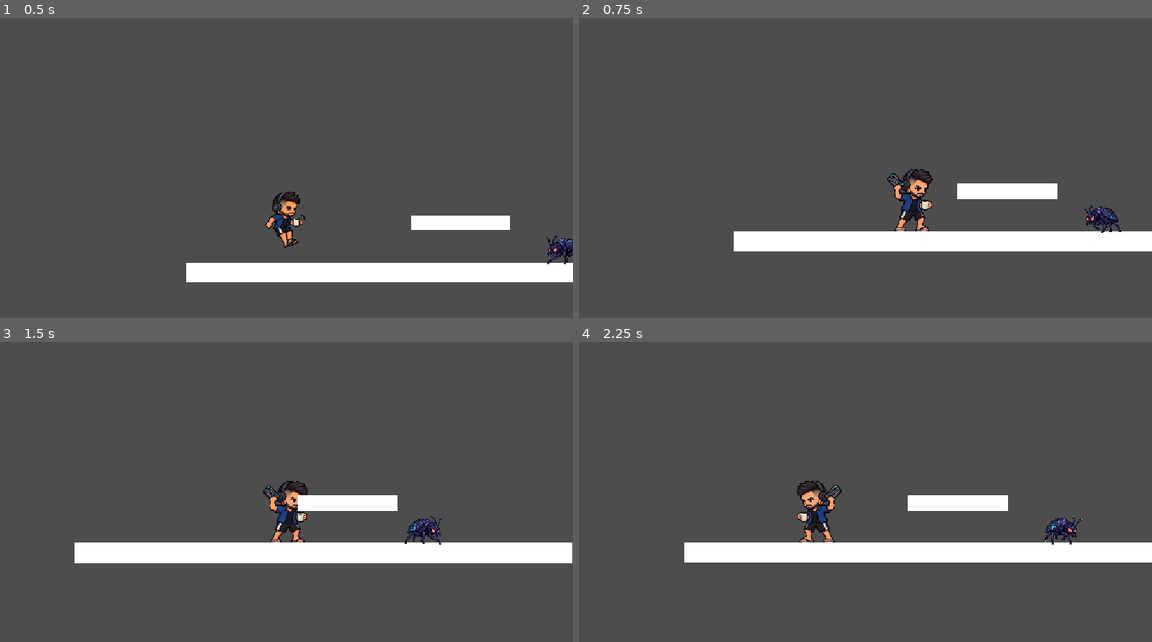
Above: before the commit, frames 1-4 (two rows, left to right).
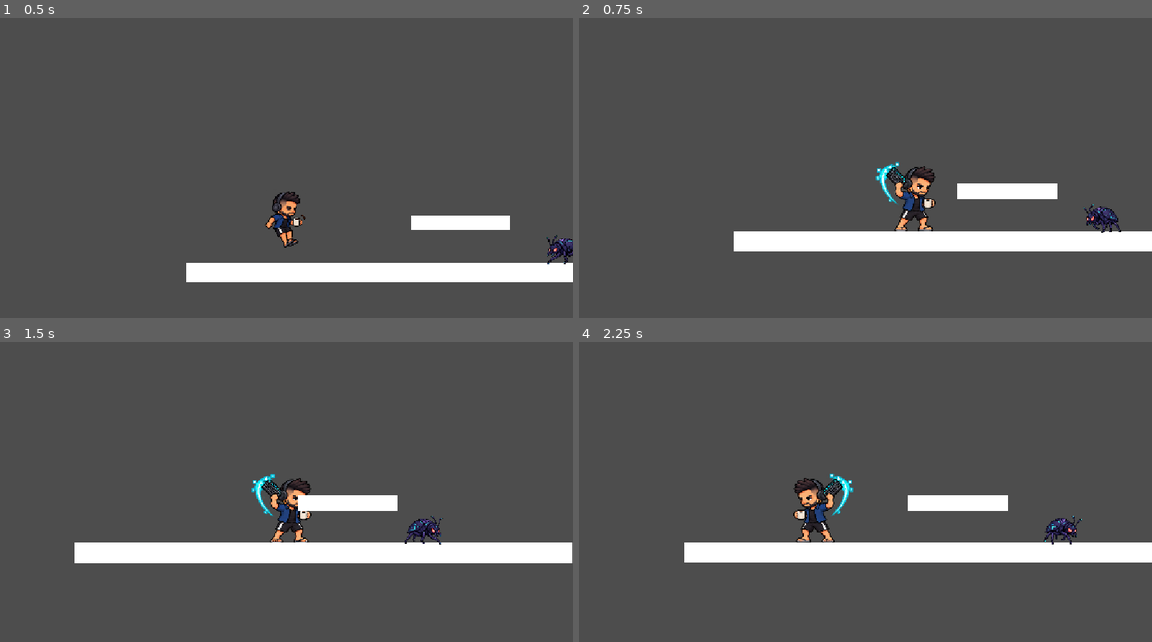
Above: after the commit, the same moments.

Repository: pedrotomazdev/R8-Heroes
Game: Godot game, scene res://estacionamento.tscn
Same seed, same stepped clock (60 frames per second), same inputs: the game is played once before the commit and once after it. The project has no main scene, so this scene is started directly.
Inputs (mouse positions are in pixels of both pictures, inside the frame that each line leads up to):
- Up to frame 1 (0.5 s): no input
- Up to frame 2 (0.75 s): move the mouse to (991, 162) at 0.52 s; hold D (mover_direita) from 0.53 s (still down); click (991, 162) at 0.6 s
- Up to frame 3 (1.5 s): keep holding D (mover_direita); tap W (pular) at 0.77 s; move the mouse to (171, 519) at 1.27 s; click (171, 519) at 1.35 s
- Up to frame 4 (2.25 s): tap W (pular) at 1.52 s; move the mouse to (922, 432) at 2.02 s; release D (mover_direita) at 2.03 s; hold A (mover_esquerda) from 2.03 s (still down); click (922, 432) at 2.1 s

Frame 1 is identical in both runs. In frame 2, 1.0% of the frame differs, in the area x 51-63%, y 47-72%; in frame 3, 0.9%; in frame 4, 1.0%.

Commit message:
Ajusta alcance da tecladada e adiciona atordoamento do bug

Diff:
--- a/alvo.gd
+++ b/alvo.gd
@@ -3,13 +3,16 @@
 @export var vida: int = 5
 @export var velocidade: float = 80.0
 @export var alcance_sensor: float = 55.0
+@export var dano_contato: int = 20
 
 @onready var sprite: AnimatedSprite2D = $AnimatedSprite2D
 @onready var sensor_borda: RayCast2D = $SensorBorda
+@onready var area_contato: Area2D = $AreaContato
 
 var direcao: float = -1.0
 var efeito_acerto: Tween
 var escala_original: Vector2
+var atordoamento_restante: float = 0.0
 
 
 func _ready() -> void:
@@ -19,6 +22,22 @@
 
 
 func _physics_process(delta: float) -> void:
+	# Um acerto abre espaço para o jogador: durante esta pausa o bug não
+	# anda nem causa dano de contato, mas continua caindo se estiver no ar.
+	if atordoamento_restante > 0.0:
+		atordoamento_restante = maxf(0.0, atordoamento_restante - delta)
+		velocity.x = 0.0
+		if not is_on_floor():
+			velocity += get_gravity() * delta
+		move_and_slide()
+		return
+	# A área é um pouco maior que o corpo sólido, detectando até um encostão.
+	# Consultar continuamente permite novo dano após acabar a invulnerabilidade,
+	# mesmo se o jogador continuar encostado sem sair e entrar outra vez.
+	for corpo in area_contato.get_overlapping_bodies():
+		if corpo != self and corpo.has_method("receber_dano"):
+			corpo.receber_dano(dano_contato, global_position)
+
 	if not is_on_floor():
 		velocity += get_gravity() * delta
 
@@ -49,6 +68,7 @@
 
 
 func receber_golpe() -> void:
+	atordoamento_restante = 0.4
 	vida -= 1
 	print("Vida do bug: ", vida)
 
--- a/bug.tscn
+++ b/bug.tscn
@@ -5,6 +5,9 @@
 
 [sub_resource type="RectangleShape2D" id="RectangleShape2D_cfw54"]
 size = Vector2(83, 84)
+
+[sub_resource type="RectangleShape2D" id="RectangleShape2D_contato"]
+size = Vector2(95, 96)
 
 [sub_resource type="AtlasTexture" id="AtlasTexture_c761e"]
 atlas = ExtResource("2_q3ryj")
@@ -65,3 +68,11 @@
 [node name="SensorBorda" type="RayCast2D" parent="." unique_id=441601900]
 position = Vector2(-55, 0)
 target_position = Vector2(0, 80)
+
+[node name="AreaContato" type="Area2D" parent="."]
+collision_layer = 0
+collision_mask = 1
+
+[node name="CollisionShape2D" type="CollisionShape2D" parent="AreaContato"]
+position = Vector2(0, 5)
+shape = SubResource("RectangleShape2D_contato")
--- a/dev.gd
+++ b/dev.gd
@@ -2,6 +2,18 @@
 
 @export var velocidade: float = 500.0
 @export var forca_pulo: float = 420.0
+
+# Valores ajustáveis pelo Inspetor: vida, proteção após dano e força do recuo.
+@export var vida_maxima: int = 100
+@export var tempo_invulnerabilidade: float = 1.0
+@export var forca_recuo: float = 260.0
+@export var distancia_ataque: float = 110.0
+
+var vida: int
+var invulnerabilidade_restante: float = 0.0
+var recuo_restante: float = 0.0
+var morto: bool = false
+var posicao_inicial: Vector2
 
 @onready var sprite: AnimatedSprite2D = $AnimatedSprite2D
 @onready var hitbox_ataque: Area2D = $HitboxAtaque
@@ -13,12 +25,33 @@
 var atacando: bool = false
 
 func _ready() -> void:
+	vida = vida_maxima
+	posicao_inicial = global_position
+	# A cena já começa com uma pose de ataque no editor; desliga a hitbox.
+	colisao_ataque.disabled = true
+	hitbox_ataque.position.x = distancia_ataque
 	sprite.animation_finished.connect(_ao_terminar_animacao)
 	sprite.play("idle")
 	sprite.frame_changed.connect(_ao_mudar_quadro)
 	hitbox_ataque.body_entered.connect(_ao_ataque_encostar)
 
 func _physics_process(delta: float) -> void:
+	if morto:
+		return
+
+	# Contadores em segundos, independentes da quantidade de frames por segundo.
+	invulnerabilidade_restante = maxf(0.0, invulnerabilidade_restante - delta)
+	recuo_restante = maxf(0.0, recuo_restante - delta)
+	# Pisca somente o desenho. O corpo continua sólido durante a proteção.
+	sprite.modulate.a = 0.35 if invulnerabilidade_restante > 0.0 and int(invulnerabilidade_restante * 12.0) % 2 == 0 else 1.0
+	if recuo_restante > 0.0:
+		# Por um instante, o controle não sobrescreve a velocidade do impacto.
+		velocity += get_gravity() * delta
+		move_and_slide()
+		if global_position.y > 900:
+			_retornar_ao_inicio()
+		return
+
 	var estava_no_chao := is_on_floor()
 
 	if (
@@ -54,17 +87,12 @@
 
 	if direcao != 0:
 		sprite.flip_h = direcao < 0
-		hitbox_ataque.position.x = -65.0 if direcao < 0 else 65.0
+		hitbox_ataque.position.x = -distancia_ataque if direcao < 0 else distancia_ataque
 	move_and_slide()
 
 	# Retorna ao início se cair para fora da fase.
 	if global_position.y > 900:
-		global_position = Vector2(200, 200)
-		velocity = Vector2.ZERO
-		aterrissando = false
-		preparando_pulo = false
-		atacando = false
-		sprite.play("idle")
+		_retornar_ao_inicio()
 		return
 
 	if atacando:
@@ -93,6 +121,8 @@
 
 
 func _ao_terminar_animacao() -> void:
+	if morto:
+		return
 	if sprite.animation == "jump_start":
 		preparando_pulo = false
 
@@ -109,8 +139,8 @@
 
 func _ao_mudar_quadro() -> void:
 	var golpe_ativo := (
-		sprite.animation == "attack"
-		and sprite.frame == 3
+		not morto and atacando and sprite.animation == "attack"
+		and sprite.frame >= 2 and sprite.frame <= 3
 	)
 
 	colisao_ataque.set_deferred("disabled", not golpe_ativo)
@@ -120,7 +150,7 @@
 	if not atacando:
 		return
 
-	if sprite.animation != "attack" or sprite.frame != 3:
+	if sprite.animation != "attack" or sprite.frame < 2 or sprite.frame > 3:
 		return
 
 	if corpo == self or corpo in alvos_acertados:
@@ -129,3 +159,51 @@
 	if corpo.has_method("receber_golpe"):
 		alvos_acertados.append(corpo)
 		corpo.receber_golpe()
+
+
+func _cancelar_acoes() -> void:
+	# Interromper um golpe também deve desligar sua área de dano.
+	atacando = false
+	aterrissando = false
+	preparando_pulo = false
+	colisao_ataque.set_deferred("disabled", true)
+
+
+func _retornar_ao_inicio() -> void:
+	# Cair fora da fase ainda não tira vida: preserva nosso teste de plataformas.
+	global_position = posicao_inicial
+	velocity = Vector2.ZERO
+	recuo_restante = 0.0
+	_cancelar_acoes()
+	sprite.play("idle")
+
+
+func receber_dano(quantidade: int, origem: Vector2) -> void:
+	# Vários contatos no mesmo instante contam como um único golpe.
+	if morto or invulnerabilidade_restante > 0.0 or quantidade <= 0:
+		return
+
+	vida = maxi(0, vida - quantidade)
+	print("Vida do dev: ", vida, "/", vida_maxima)
+	_cancelar_acoes()
+	if vida == 0:
+		_morrer()
+		return
+
+	invulnerabilidade_restante = tempo_invulnerabilidade
+	recuo_restante = 0.18
+	# Empurra para o lado oposto ao inimigo, com um pequeno salto de reação.
+	var lado := 1.0 if global_position.x >= origem.x else -1.0
+	velocity = Vector2(lado * forca_recuo, -180.0)
+	sprite.play("fall")
+
+
+func _morrer() -> void:
+	morto = true
+	velocity = Vector2.ZERO
+	sprite.stop()
+	sprite.modulate = Color(1.0, 0.35, 0.35, 1.0)
+	print("Fim do expediente! Reiniciando a fase...")
+	# Reinicia também os inimigos, permitindo testar o ciclo completo novamente.
+	await get_tree().create_timer(1.0).timeout
+	get_tree().reload_current_scene()
--- a/dev.tscn
+++ b/dev.tscn
@@ -2,33 +2,33 @@
 
 [ext_resource type="Texture2D" uid="uid://borrpv1sptve5" path="res://assets/dev_idle_spritesheet.png" id="1_coge5"]
 [ext_resource type="Script" uid="uid://oay3eek6xm6f" path="res://dev.gd" id="1_fkxo1"]
-[ext_resource type="Texture2D" uid="uid://bmdftpmcigefj" path="res://assets/dev-attack-keyboard-v2-spritesheet.png" id="2_gamoy"]
+[ext_resource type="Texture2D" path="res://assets/dev-attack-keyboard-v3-spritesheet.png" id="2_gamoy"]
 [ext_resource type="Texture2D" uid="uid://cmtlv0487u146" path="res://assets/dev_idle_spritesheet_jump.png" id="3_0g12c"]
 [ext_resource type="Texture2D" uid="uid://bemg1o5jdpvdh" path="res://assets/dev_idle_spritesheet_run.png" id="3_daqws"]
 
 [sub_resource type="AtlasTexture" id="AtlasTexture_3m4xw"]
 atlas = ExtResource("2_gamoy")
-region = Rect2(0, 0, 640, 640)
+region = Rect2(0, 0, 1792, 640)
 
 [sub_resource type="AtlasTexture" id="AtlasTexture_il0iu"]
 atlas = ExtResource("2_gamoy")
-region = Rect2(640, 0, 640, 640)
+region = Rect2(1792, 0, 1792, 640)
 
 [sub_resource type="AtlasTexture" id="AtlasTexture_cnd6s"]
 atlas = ExtResource("2_gamoy")
-region = Rect2(1280, 0, 640, 640)
+region = Rect2(3584, 0, 1792, 640)
 
 [sub_resource type="AtlasTexture" id="AtlasTexture_mn5um"]
 atlas = ExtResource("2_gamoy")
-region = Rect2(1920, 0, 640, 640)
+region = Rect2(5376, 0, 1792, 640)
 
 [sub_resource type="AtlasTexture" id="AtlasTexture_ue33a"]
 atlas = ExtResource("2_gamoy")
-region = Rect2(2560, 0, 640, 640)
+region = Rect2(7168, 0, 1792, 640)
 
 [sub_resource type="AtlasTexture" id="AtlasTexture_vm5kt"]
 atlas = ExtResource("2_gamoy")
-region = Rect2(3200, 0, 640, 640)
+region = Rect2(8960, 0, 1792, 640)
 
 [sub_resource type="AtlasTexture" id="AtlasTexture_5p8q3"]
 atlas = ExtResource("3_0g12c")
@@ -238,6 +238,7 @@
 height = 100.0
 
 [sub_resource type="RectangleShape2D" id="RectangleShape2D_41lsh"]
+size = Vector2(180, 100)
 
 [node name="Dev" type="CharacterBody2D" unique_id=710973579]
 up_direction = Vector2(0, 1)
@@ -259,6 +260,9 @@
 position_smoothing_enabled = true
 
 [node name="HitboxAtaque" type="Area2D" parent="." unique_id=1596691725]
+position = Vector2(110, 0)
+collision_layer = 0
 
 [node name="CollisionShape2D" type="CollisionShape2D" parent="HitboxAtaque" unique_id=761588665]
 shape = SubResource("RectangleShape2D_41lsh")
+disabled = true
--- /dev/null
+++ b/work/test_alcance.gd
@@ -0,0 +1,32 @@
+extends SceneTree
+
+func _initialize() -> void:
+	call_deferred("testar")
+
+func testar() -> void:
+	var cena = load("res://estacionamento.tscn").instantiate()
+	root.add_child(cena)
+	var dev = cena.get_node("Dev")
+	var bug = cena.get_node("Alvo")
+	dev.set_physics_process(false)
+	bug.set_physics_process(false)
+	bug.global_position = Vector2(600, 300)
+	for lado in [1.0, -1.0]:
+		dev.global_position = Vector2(600 - 170 * lado, 300)
+		dev.hitbox_ataque.position.x = 110 * lado
+		dev.atacando = true
+		dev.alvos_acertados.clear()
+		dev.sprite.play("attack")
+		dev.sprite.frame = 2
+		dev.sprite.pause()
+		var vida_antes = bug.vida
+		for i in range(5):
+			await physics_frame
+		assert(bug.vida == vida_antes - 1, "Ataque deve acertar a 170 pixels, uma vez")
+		assert(bug.atordoamento_restante > 0)
+		dev.atacando = false
+		dev.sprite.play("idle")
+		for i in range(3):
+			await physics_frame
+	print("PASSOU: alcance de 170 pixels nos dois sentidos, um dano por golpe e atordoamento.")
+	quit()
--- /dev/null
+++ b/work/test_combate.gd
@@ -0,0 +1,47 @@
+extends SceneTree
+
+
+func _initialize() -> void:
+	call_deferred("testar")
+
+
+func testar() -> void:
+	var cena = load("res://estacionamento.tscn").instantiate()
+	root.add_child(cena)
+	current_scene = cena
+	var dev = cena.get_node("Dev")
+	var bug = cena.get_node("Alvo")
+	await physics_frame
+	assert(dev.vida == 100)
+	dev.atacando = true
+	dev.receber_dano(20, dev.global_position - Vector2(50, 0))
+	assert(dev.vida == 80 and dev.velocity.x > 0)
+	assert(not dev.atacando)
+	dev.receber_dano(20, bug.global_position)
+	assert(dev.vida == 80, "Invulnerabilidade deve bloquear dano repetido")
+	await physics_frame
+	assert(dev.colisao_ataque.disabled)
+	# Encosta os corpos e verifica a AreaContato real, não apenas a função de dano.
+	dev.invulnerabilidade_restante = 0.0
+	dev.recuo_restante = 0.0
+	dev.velocity = Vector2.ZERO
+	dev.global_position = bug.global_position + Vector2(-58, 0)
+	for i in range(8):
+		await physics_frame
+	assert(dev.vida == 60, "Contato deve causar um único dano durante proteção")
+	# Cair fora da fase preserva vida e restaura a posição de entrada da cena.
+	dev.global_position.y = 1000
+	await physics_frame
+	await physics_frame
+	assert(dev.global_position.distance_to(dev.posicao_inicial) < 10)
+	assert(dev.vida == 60)
+	# Dano fatal bloqueia controle e recarrega a cena com vida e inimigo restaurados.
+	dev.invulnerabilidade_restante = 0.0
+	dev.receber_dano(100, bug.global_position)
+	assert(dev.morto and dev.vida == 0)
+	await create_timer(1.2).timeout
+	assert(current_scene != cena)
+	assert(current_scene.get_node("Dev").vida == 100)
+	assert(current_scene.has_node("Alvo"))
+	print("PASSOU: contato, invulnerabilidade, recuo, cancelamento do ataque, queda e reinicio.")
+	quit()
Not shown, added: assets/dev-attack-keyboard-v3-notas.txt
Binary file added: assets/dev-attack-keyboard-v3-spritesheet.png
Not shown, added: assets/dev-attack-keyboard-v3-spritesheet.png.import
Not shown, added: work/test_alcance.gd.uid
Not shown, added: work/test_combate.gd.uid
